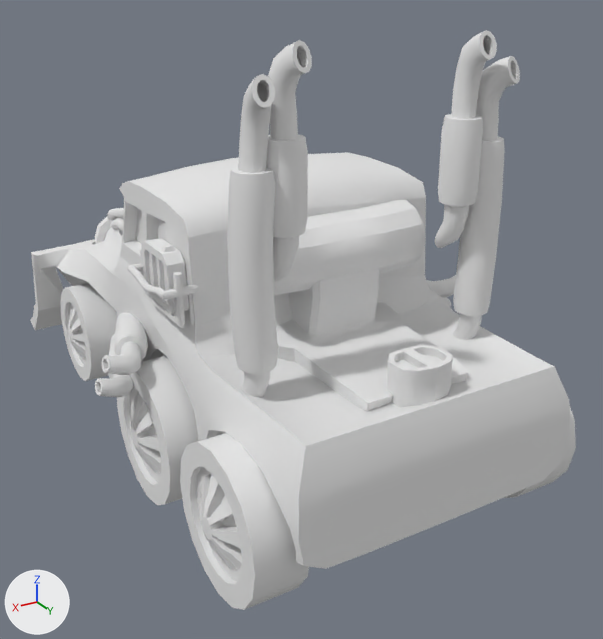
The OBJ model Crazy-Gamejam/Assets/_Project/Art/Models/Player/Player1.obj: old version first, new version second.
Camera for both pictures: a 50 mm camera at (7.0, 13.95, 8.74) aimed at (-0.76, 1.03, 2.28). Arrows for +X, +Y and +Z are at lower left; the lights stay in place. Where no turn or scale is listed for an object, it has been applied to the vertices. Vertices at the same position are counted once.

The first picture shows 'InimigoRoda.009', 'InimigoRoda.010', 'InimigoRoda.012', 'InimigoRoda.013', 'TruckBack.002', 'TruckBody.001', 'TruckExaustBack.002', 'TruckExaustSide.002', 'TruckSideGas.002'.
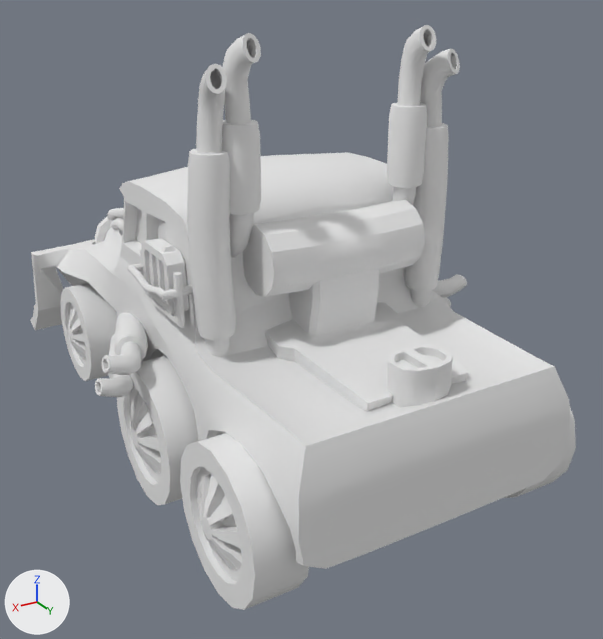
Changed parts and their boxes (x1, y1, x2, y2) in the pictures (603 x 639 px):
'TruckExaustBack.002', mesh moved: before (227, 30, 520, 397); after (187, 25, 460, 357)

Edits to the bpy script that builds the scene:
```text
Change me_truckexaustback_002:
    where me_truckexaustback_002.from_pydata(...)  # 864 vertices, 816 faces; spans x -2.35..2.38, y 4.1..4.91, z 2.59..7.85
    used by ob_truckexaustback_002; location = (0.0, 0.0, 0.0)
    me_truckexaustback_002 part 1: the whole mesh is moved by (0.0, -1.31, 0.0)
```
